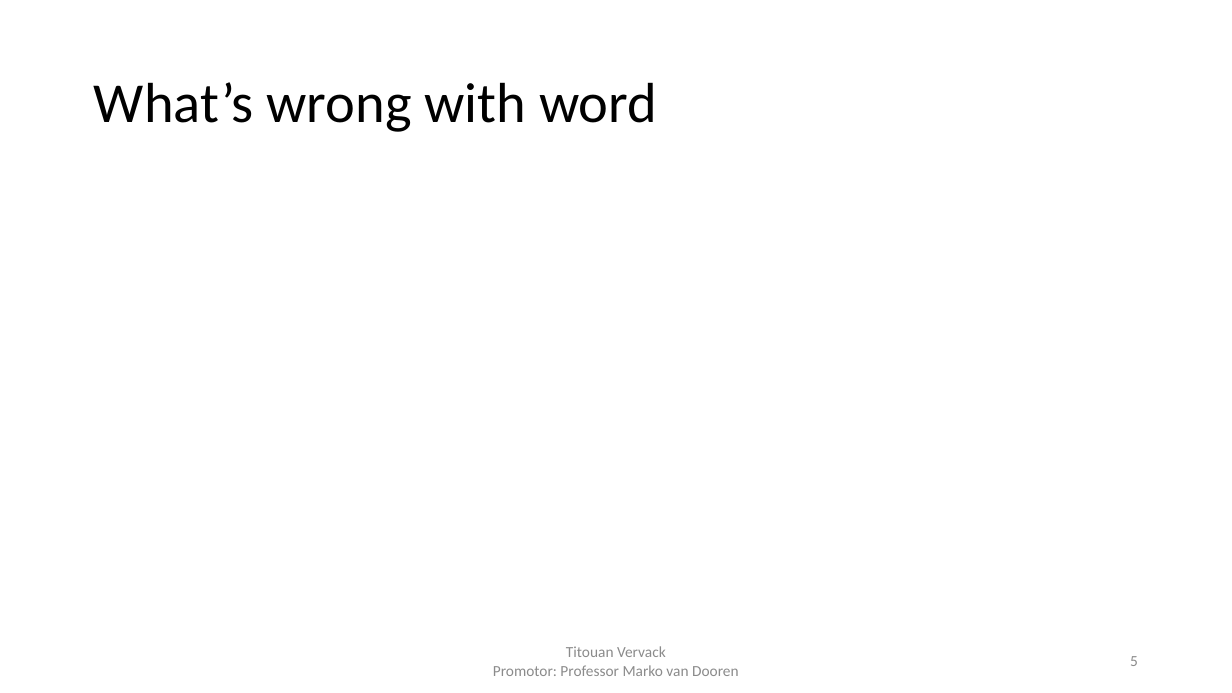
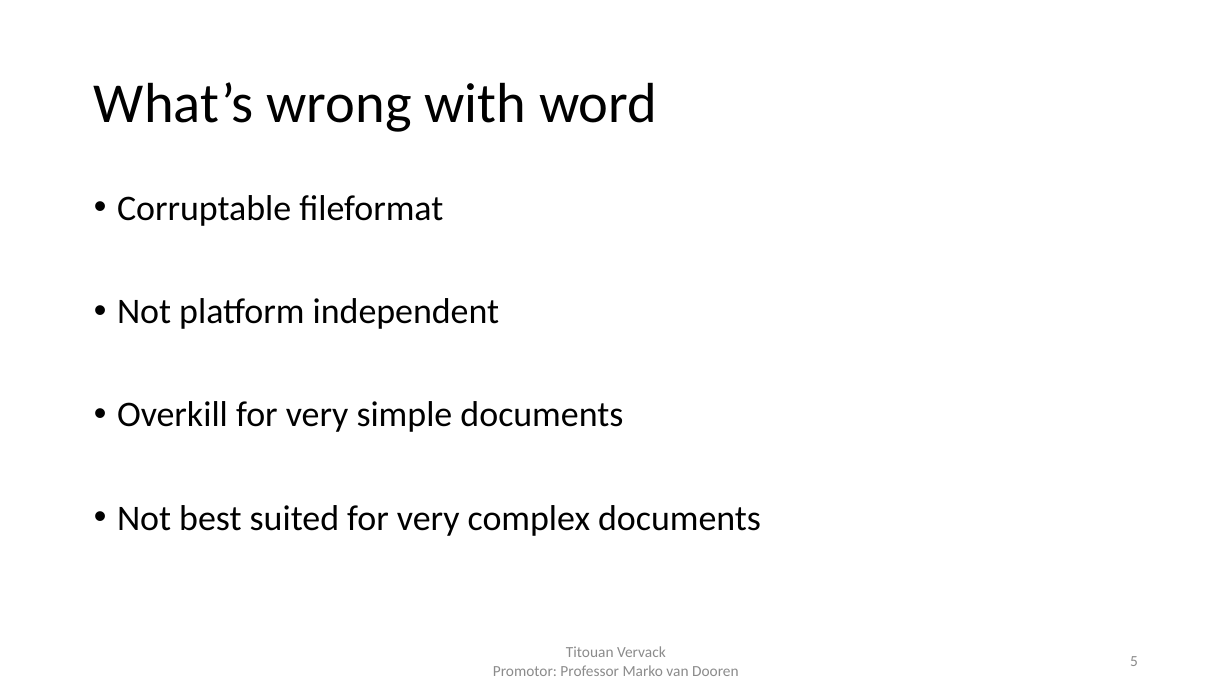
Before and after one commit to FlashYoshi/neio, a slide deck: slide 5 of Intermediate Presentation.pptx. Drawn at 1232x693 pixels with LibreOffice and Linux fonts; fonts in the diff are those of the drawing. Boxes give left, top, right and bottom in pixels: in the first picture for what was removed or moved away, otherwise in the second. Text is boxed around its words. In the diff, an @@ line names an element or a change of style, - is before the commit and + after.

```diff
--- a/Intermediate Presentation.pptx
+++ b/Intermediate Presentation.pptx
@@ text added at (117, 195, 761, 536), 28 pt, text #000000 @@
+• Corruptable fileformat
+• Not platform independent
+• Overkill for very simple documents
+• Not best suited for very complex documents
```
Also in this commit, not shown: 18 other slides changed, 1 slide added, 21 other files.
